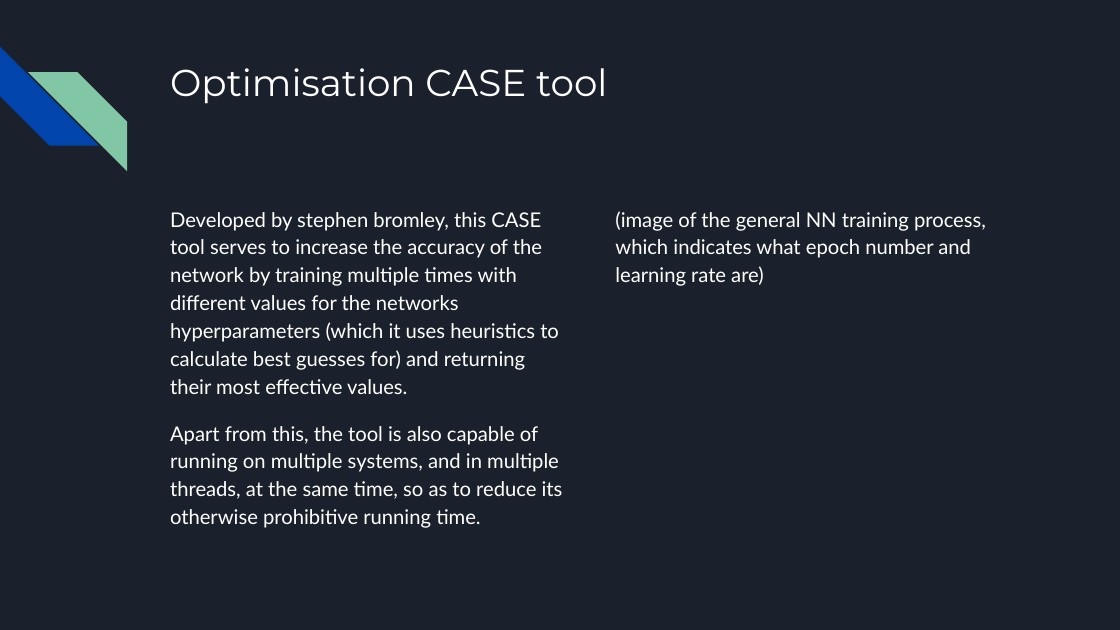
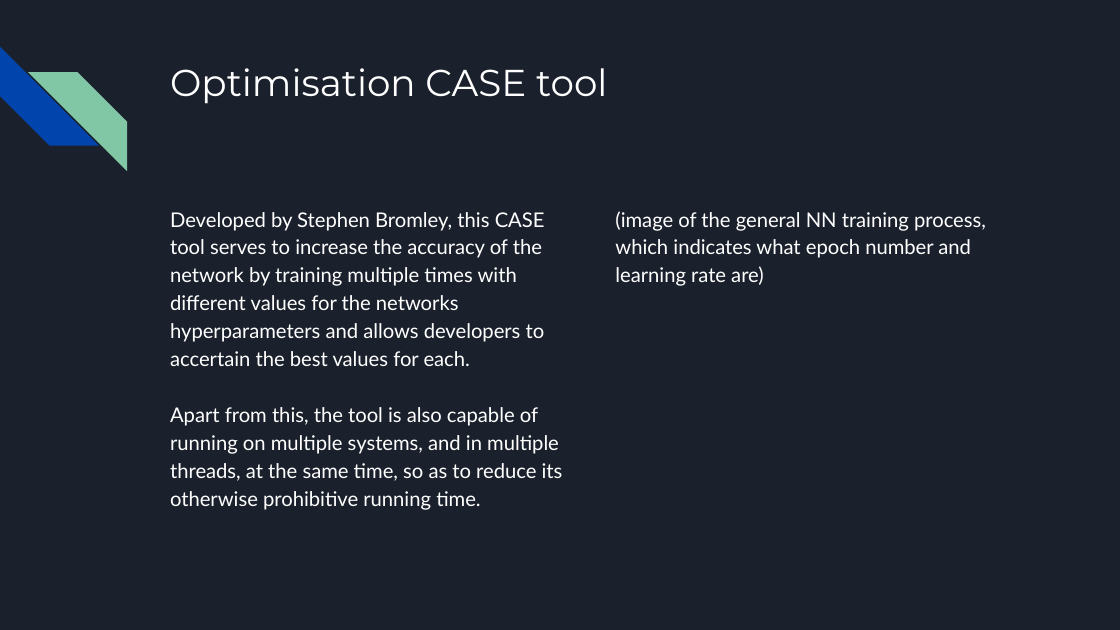
Before and after one commit to MatthewPaver/208-Project, a slide deck: slide 10 of documents/system presentation.pptx. Drawn at 1120x630 pixels with LibreOffice and Linux fonts; fonts in the diff are those of the drawing. Boxes give left, top, right and bottom in pixels: in the first picture for what was removed or moved away, otherwise in the second. Text is boxed around its words. In the diff, an @@ line names an element or a change of style, - is before the commit and + after.

```diff
--- a/documents/system presentation.pptx
+++ b/documents/system presentation.pptx
@@ text at bbox=[170, 212, 545, 366]: text changed @@
-Developed by stephen bromley, this CASE tool serves to increase the accuracy of the network by training multiple times with different values for the networks hyperparameters (which it uses heuristics to calculate best guesses for) and returning their most effective values.
+Developed by Stephen Bromley, this CASE tool serves to increase the accuracy of the network by training multiple times with different values for the networks hyperparameters and allows developers to accertain the best values for each.
@@ text at bbox=[170, 407, 563, 510]: less space between paragraphs @@
```
Also in this commit, not shown: 3 other files.
